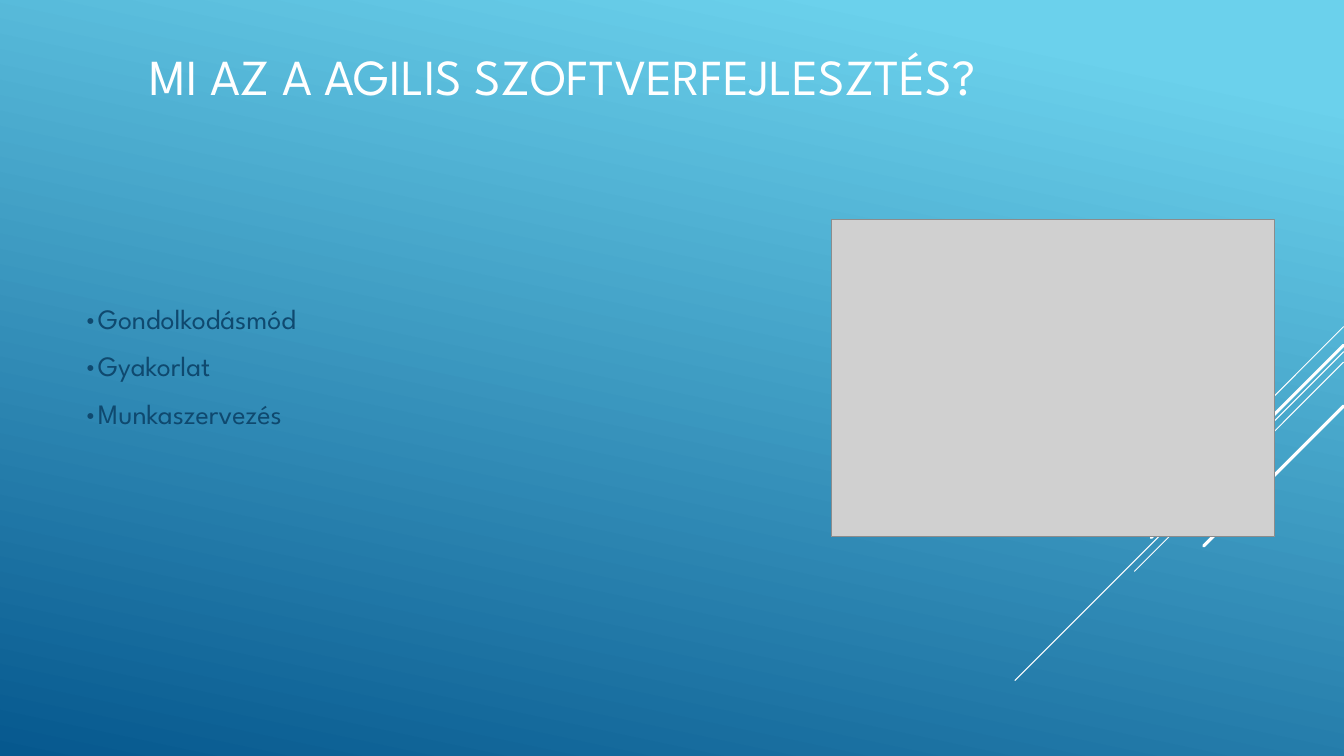
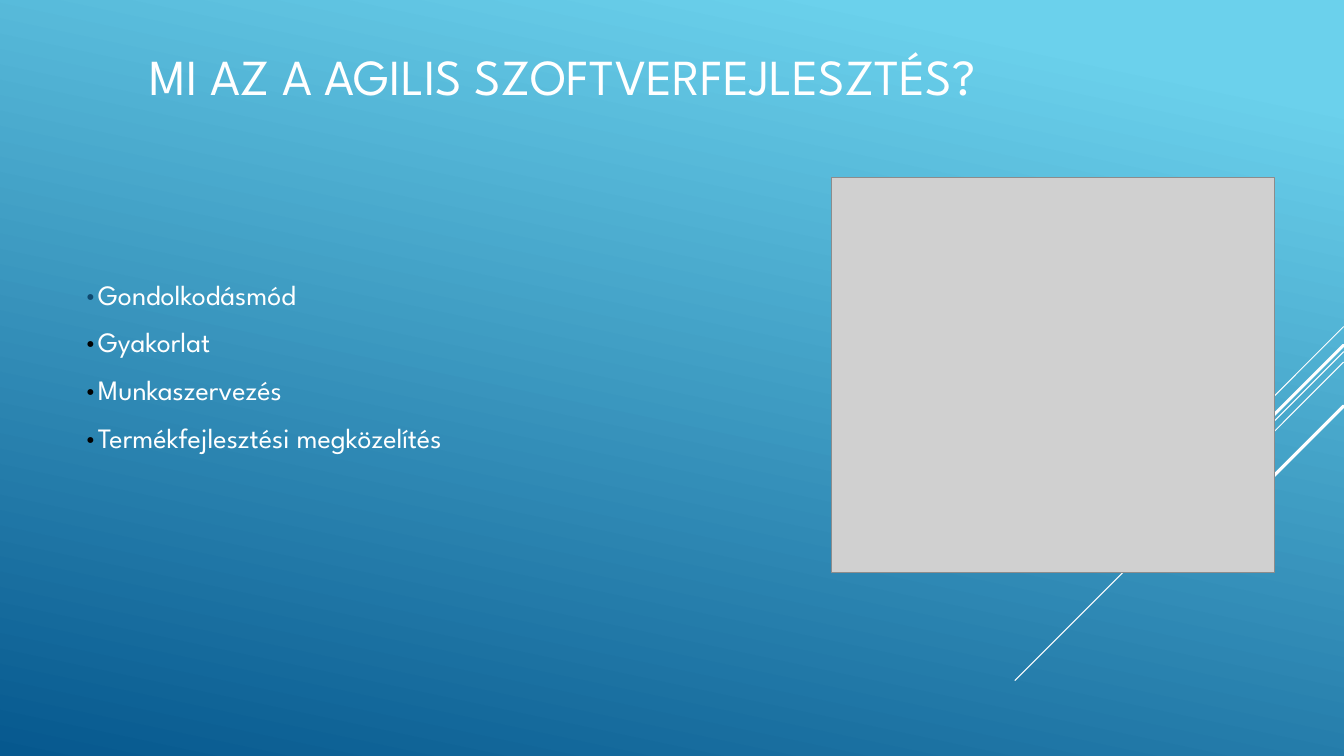
Before and after one commit to gutibalintka/iktppt, a slide deck: slide 4 of Agilis modell.pptx (slide 3 before the commit). Drawn at 1344x756 pixels with LibreOffice and Linux fonts; fonts in the diff are those of the drawing; grey boxes stand for pictures. Boxes give left, top, right and bottom in pixels: in the first picture for what was removed or moved away, otherwise in the second. Text is boxed around its words. In the diff, an @@ line names an element or a change of style, - is before the commit and + after.

Commit message:
Add files via upload
agilis jelentése, előnyei, hátrányai

```diff
--- a/Agilis modell.pptx
+++ b/Agilis modell.pptx
@@ picture: place and size @@
-picture at [832, 220, 1275, 537]
+picture at [832, 177, 1275, 573]
@@ text at [84, 285, 296, 401]: text colour #0F496F to #FFFFFF in "•Gondolkodásmód", "•Gyakorlat", "•Munkaszervezés"; text colour #0F496F to #000000 in "•Gyakorlat", "•Munkaszervezés" @@
@@ text at [84, 428, 442, 454]: paragraph added @@
+•Termékfejlesztési megközelítés
```
Also in this commit, not shown: 2 other slides changed, 4 slides added.
